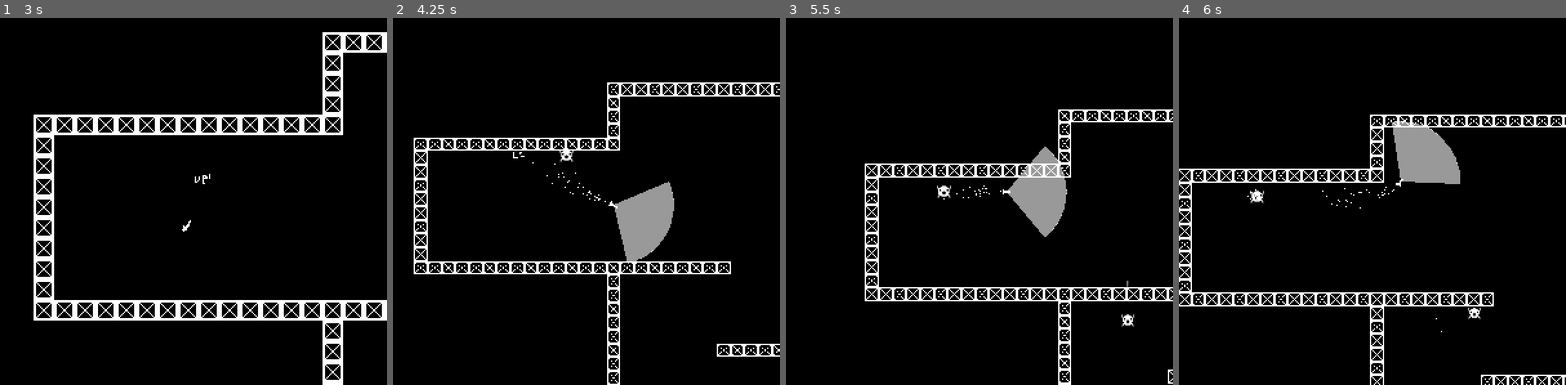
Above: before the commit, frames 1-4 (left to right).
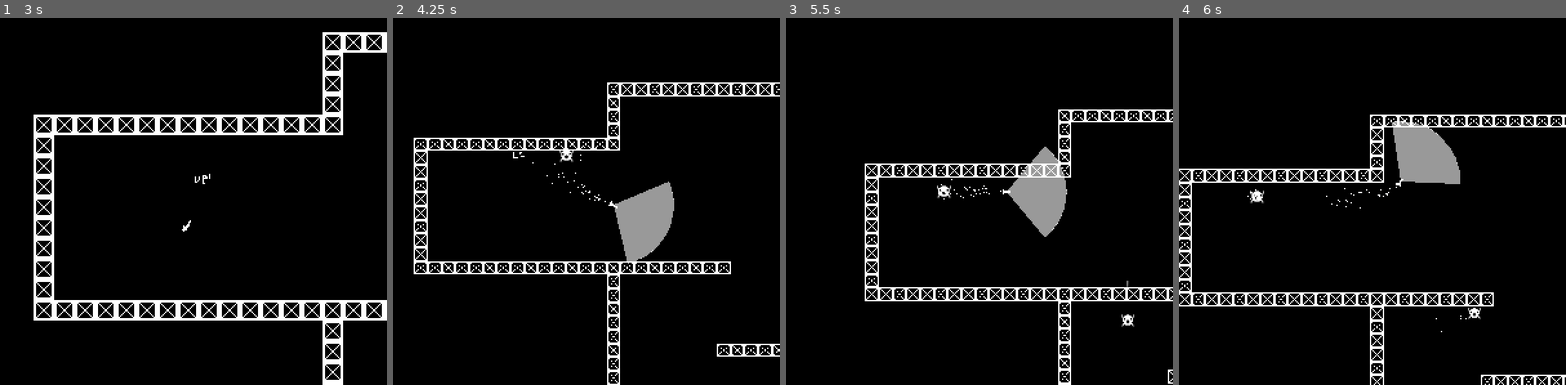
Above: after the commit, the same moments.

Repository: theowiik/PITCH-BLACK
Game: Godot game, scene res://scenes/Game.tscn
Two runs of this game, one before a commit and one after it. Both use one fixed random seed, a clock stepped at 60 frames per second and the inputs below.
Inputs (mouse positions are in pixels of both pictures, inside the frame that each line leads up to):
- Up to frame 1 (3 s): move the mouse to (278, 172) at 0.52 s; hold D (right) 0.53-1.28 s; right-click (278, 172) at 0.6 s; move the mouse to (116, 212) at 1.27 s; hold S (down) 1.28-2.03 s; click (116, 212) at 1.35 s; move the mouse to (232, 106) at 2.02 s; hold D (right) 2.03-2.78 s; right-click (232, 106) at 2.1 s; move the mouse to (174, 267) at 2.77 s; hold W (up) from 2.78 s (still down); click (174, 267) at 2.85 s
- Up to frame 2 (4.25 s): move the mouse to (702, 249) at 3.52 s; release W (up) at 3.53 s; hold A (left) from 3.53 s (still down); right-click (702, 249) at 3.6 s
- Up to frame 3 (5.5 s): move the mouse to (863, 135) at 4.27 s; click (863, 135) at 4.35 s; move the mouse to (998, 190) at 5.02 s; release A (left) at 5.03 s; hold S (down) from 5.03 s (still down); right-click (998, 190) at 5.1 s
- Up to frame 4 (6 s): move the mouse to (1314, 95) at 5.77 s; release S (down) at 5.78 s; hold D (right) from 5.78 s (still down); click (1314, 95) at 5.85 s

Frame 1 is identical in both runs. In frame 2, less than 0.1% of the frame differs, in the area x 44-53%, y 35-49%; in frame 3, less than 0.1%; in frame 4, less than 0.1%, in the area x 37-75%, y 45-83%.

Commit message:
signify enemies are chasing you more often

Diff:
--- a/scenes/actors/Enemy.tscn
+++ b/scenes/actors/Enemy.tscn
@@ -71,6 +71,7 @@
 shape = SubResource( 3 )
 
 [node name="IndicatorTimer" type="Timer" parent="." index="9"]
+wait_time = 0.25
 one_shot = true
 [connection signal="timeout" from="RevealTime" to="." method="_on_RevealTime_timeout"]
 [connection signal="body_entered" from="DetectionArea" to="." method="_on_DetectionArea_body_entered"]
